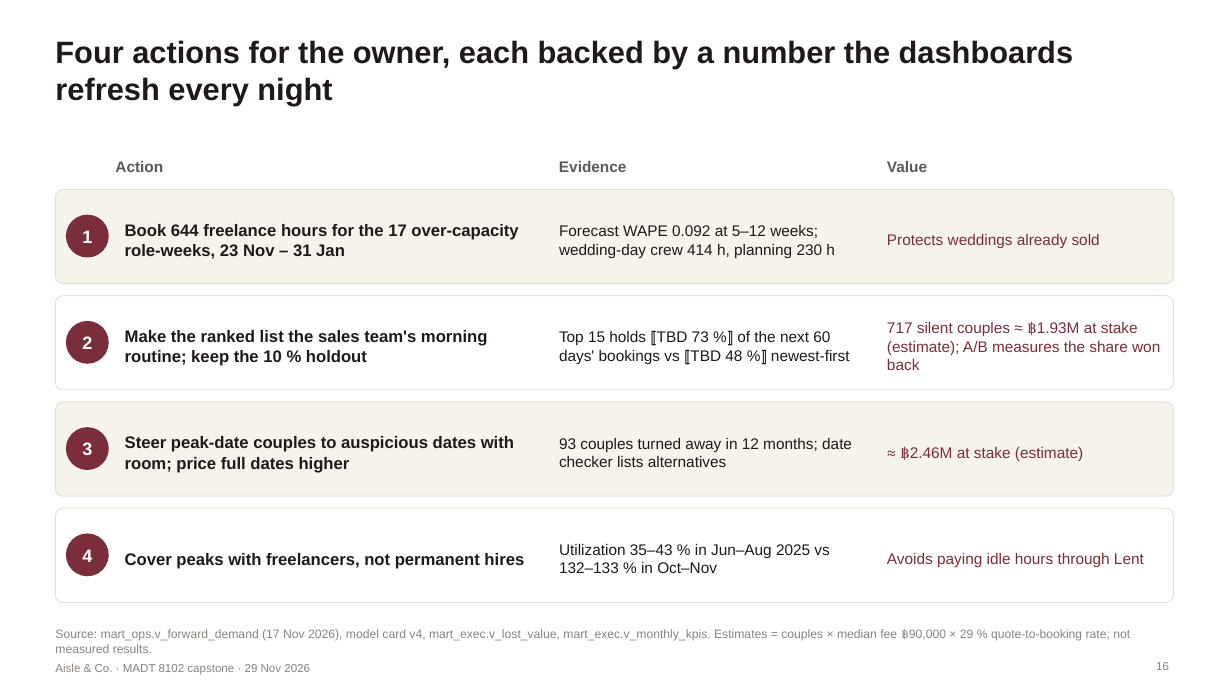
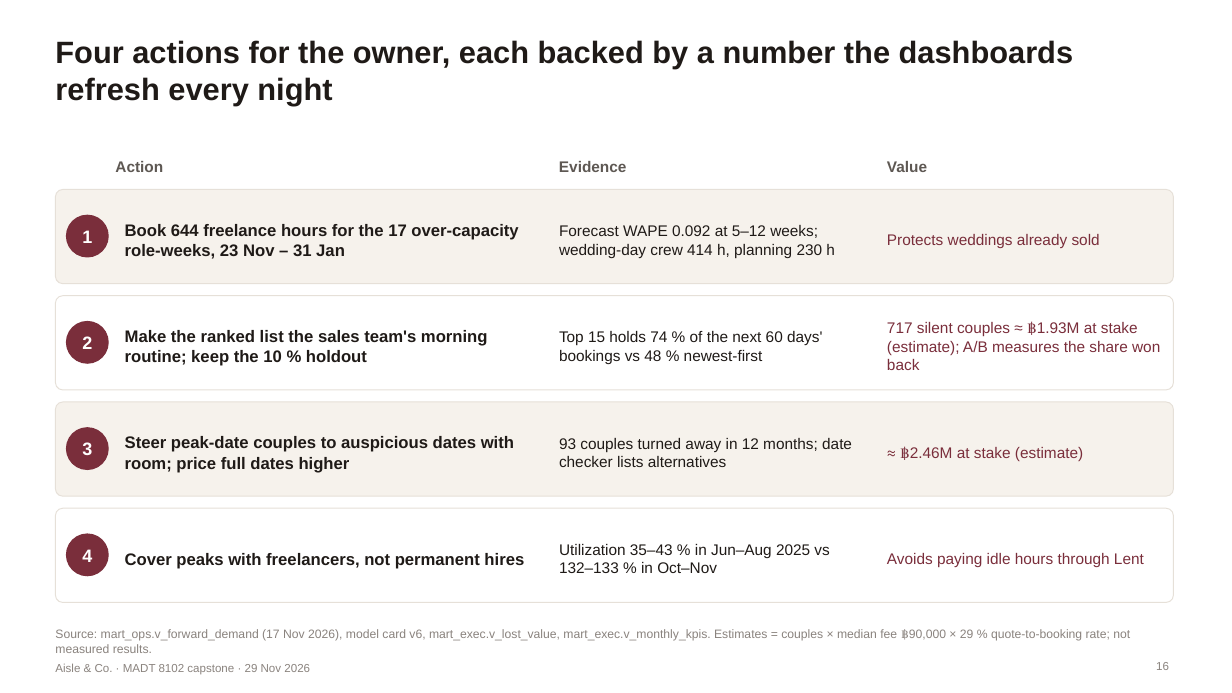
Before and after one commit to hhej/aisleco-analytics-platform, a slide deck: slide 16 of docs/v2/deliverables/AisleCo_Final_Presentation.pptx. Drawn at 1232x693 pixels with LibreOffice and Linux fonts; fonts in the diff are those of the drawing. Boxes give left, top, right and bottom in pixels: in the first picture for what was removed or moved away, otherwise in the second. Text is boxed around its words. In the diff, an @@ line names an element or a change of style, - is before the commit and + after.

```diff
--- a/docs/v2/deliverables/AisleCo_Final_Presentation.pptx
+++ b/docs/v2/deliverables/AisleCo_Final_Presentation.pptx
@@ text at [559,331,822,364]: text changed @@
-Top 15 holds ⟦TBD 73 %⟧ of the next 60 days' bookings vs ⟦TBD 48 %⟧ newest-first
+Top 15 holds 74 % of the next 60 days' bookings vs 48 % newest-first
@@ text at [55,629,1130,653]: text changed @@
-Source: mart_ops.v_forward_demand (17 Nov 2026), model card v4, mart_exec.v_lost_value, mart_exec.v_monthly_kpis. Estimates = couples × median fee ฿90,000 × 29 % quote-to-booking rate; not measured results.
+Source: mart_ops.v_forward_demand (17 Nov 2026), model card v6, mart_exec.v_lost_value, mart_exec.v_monthly_kpis. Estimates = couples × median fee ฿90,000 × 29 % quote-to-booking rate; not measured results.
```
Also in this commit, not shown: 8 other slides changed, 8 other files.
